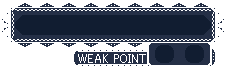
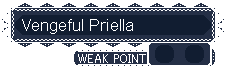
Revision of a layered 225 x 67 image; what changed, layer by layer:
renamed "Pasted Layer" to "Vengeful Priella", showed it, moved it above "sES40復讐のプリエラ.png", painted on it over [22, 19, 133, 34]
